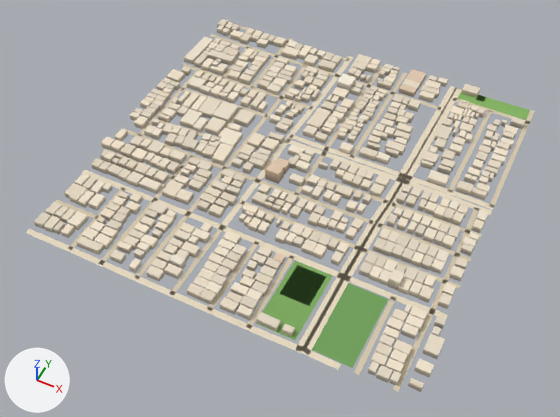
Before and after pictures for a commit that changed the glTF model public/assets/bengaluru-region-v1/tiles/t-1_-13-l1.glb.
Both versions are drawn from a camera (50 mm lens) standing at (52.0, -6909.0, 730.0) and looking at (-253.0, -6300.0, -31.0). Every picture has the same lights, and +X, +Y and +Z are marked at lower left. The first picture is the older version. Vertices at exactly the same position are counted once.

The scene before the commit, as lines of its bpy script (objects in view):
```python
me_building = bpy.data.meshes.new('building')
me_building.from_pydata(...)  # 5108 vertices, 6411 faces; spans x -6.0..508.0, y 6.0..507.0, z 0.0..18.0
me_building.materials.append(mat_building)
me_ground = bpy.data.meshes.new('ground')
me_ground.from_pydata(...)  # 796 vertices, 687 faces; spans x 0.0..500.0, y -4.0..500.0, z 1.0
me_ground.materials.append(mat_ground)
# before: 517 (273.0, 474.0, 1.0) at pixel (377, 76), 518 (267.0, 474.0, 1.0) at pixel (374, 75), 531 (309.0, 473.0, 1.0) at pixel (401, 83), 532 (303.0, 474.0, 1.0) at pixel (397, 82), 709 (376.0, 475.0, 1.0) at pixel (444, 95)
# before: 710 (386.0, 475.0, 1.0) at pixel (451, 97), 711 (376.0, 500.0, 1.0) at pixel (450, 86), 712 (386.0, 500.0, 1.0) at pixel (456, 88)
ob_building = bpy.data.objects.new('building', me_building)
ob_building.location = (-500.0, -6500.0, 0.0)
ob_ground = bpy.data.objects.new('ground', me_ground)
ob_ground.location = (-500.0, -6500.0, 0.0)
```
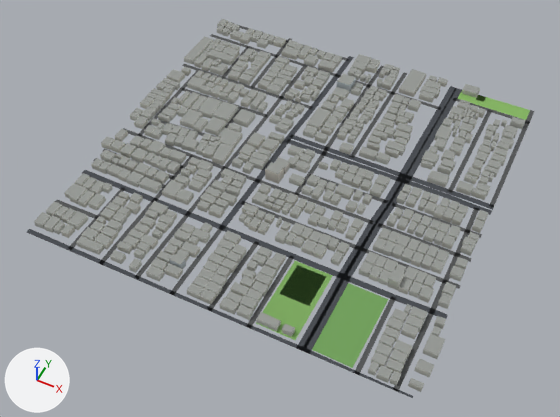
What differs and where, as boxes [x1, y1, x2, y2] in the pictures (560 x 417 px; the box of a moved part takes in the faces that stretch with it):
'ground', reshaped: before [26, 22, 535, 392]; after [27, 22, 534, 398]
part 1 of me_building, recoloured (darker): [34, 19, 525, 391] in both
part 2 of me_ground, moved or reshaped: before [26, 22, 448, 392]; after [27, 22, 448, 398]
part 3 of me_ground, moved or reshaped: [368, 66, 457, 98] in both
part 4 of me_ground, recoloured: [55, 38, 534, 359] in both

Edits to the bpy script that builds the scene:
```text
Change me_building:
    used by ob_building; location = (-500.0, -6500.0, 0.0)
    remove me_building.from_pydata(...)  # 5108 vertices, 6411 faces; spans x -6.0..508.0, y 6.0..507.0, z 0.0..18.0
    add me_building.from_pydata(...)  # 5108 vertices, 7704 faces; spans x -6.0..508.0, y 6.0..507.0, z 0.0..18.0
    me_building part 1: 6411 kept faces spanning x -6.0..508.0, y 6.0..507.0, z 0.0..18.0 get new vertex colours
Change me_ground:
    used by ob_ground; location = (-500.0, -6500.0, 0.0)
    verts and faces of me_ground; kept vertices keep their numbers, new ones are numbered from 796
    remove me_ground.from_pydata(...)  # 796 vertices, 687 faces; spans x 0.0..500.0, y -4.0..500.0, z 1.0
    add me_ground.from_pydata(...)  # 810 vertices, 701 faces; spans x 0.0..500.0, y 0.0..500.0, z 1.0
    me_ground part 2
    17 vertices are removed from x 0.0..485.0, y -4.0..495.0, z 1.0
    54 faces are deleted
    11 vertices in x 184.0..378.0, y -3.0, z 1.0 move by (0.0, 3.0, 0.0)
    5 vertices in x 64.0..159.0, y -2.0, z 1.0 move by (0.0, 2.0, 0.0)
    24 vertices move from x 32.0..398.0, y -4.0..494.0, z 1.0 to x 20.0..408.0, y 0.0..494.0, z 1.0
    25 vertices are added at x 0.0..500.0, y 0.0..495.0, z 1.0
    6 new vertices lie (-31.0, 1.0, 0.0) away from vertices in x 75.0..77.0, y 138.0..494.0, z 1.0
    68 new faces join them
    me_ground part 3
    add delete_faces([(709, 710, 712), (709, 712, 711)])
    add verts[518] = (267.0, 482.0, 1.0)  # moved, pixel (376, 72)
    add verts[517] = (273.0, 482.0, 1.0)  # moved, pixel (380, 73)
    add verts[532] = (303.0, 475.0, 1.0)  # moved, pixel (397, 81)
    add verts[531] = (309.0, 475.0, 1.0)  # moved, pixel (401, 82)
    add faces += [(709, 710, 711), (710, 712, 711)]
    me_ground part 4: 555 kept faces spanning x 0.0..500.0, y 0.0..500.0, z 1.0 get new vertex colours; the middle colour goes from beige #d7c9ae to dark grey #535556
    other edits to the shape of me_ground do not show in these pictures
```
